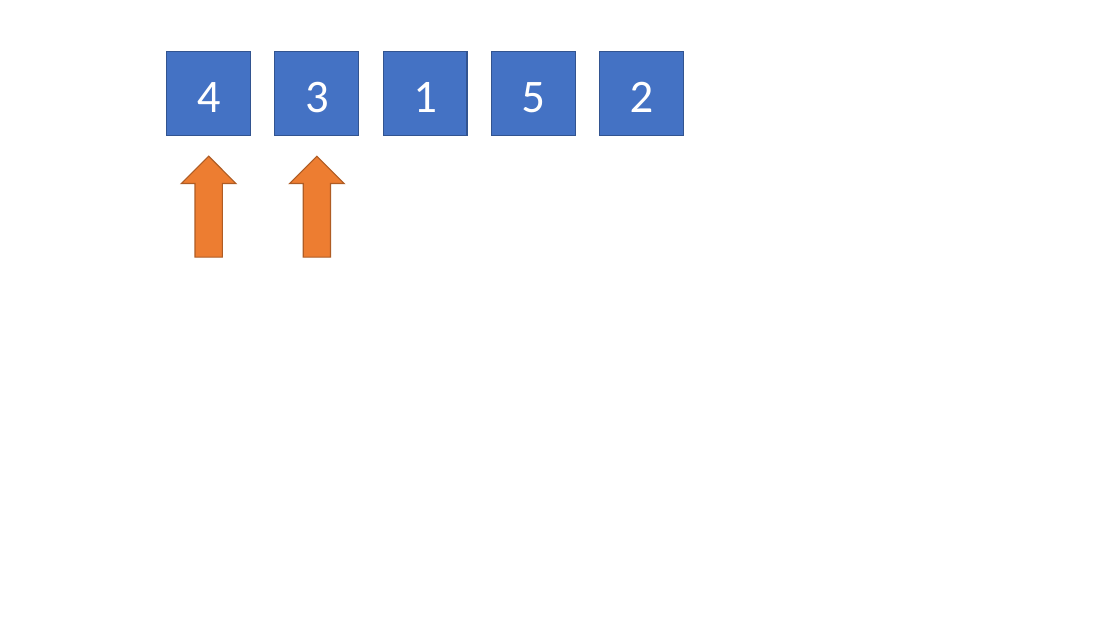
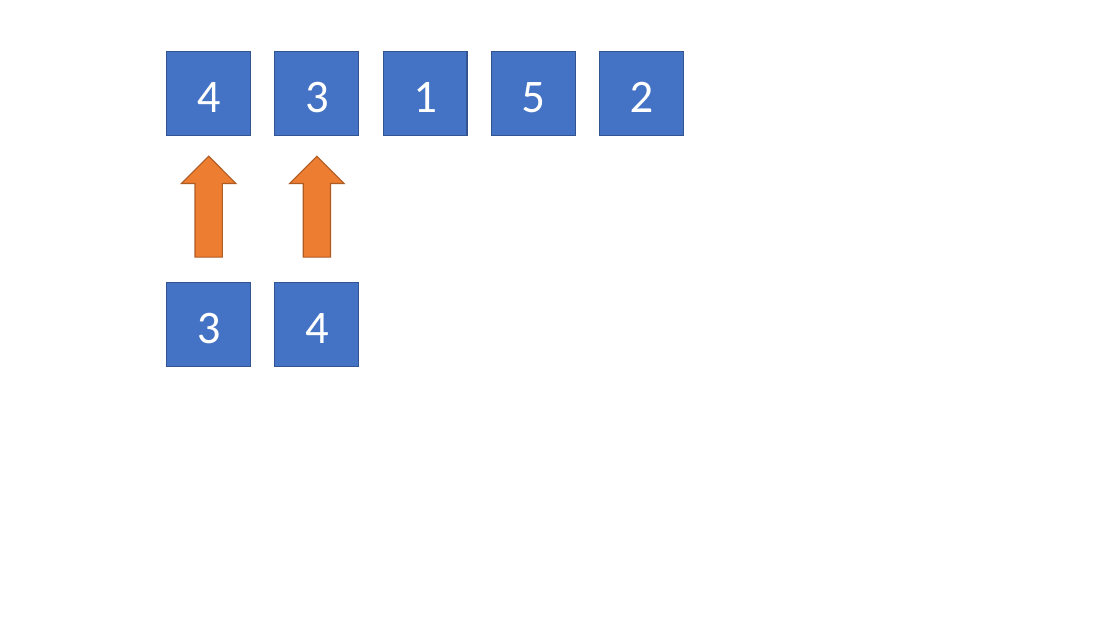
Before and after one commit to csci3320/fall2020, a slide deck: slide 2 of Bubble Sort In Action.pptx. Drawn at 1120x630 pixels with LibreOffice and Linux fonts; fonts in the diff are those of the drawing. Boxes give left, top, right and bottom in pixels: in the first picture for what was removed or moved away, otherwise in the second. Text is boxed around its words. In the diff, an @@ line names an element or a change of style, - is before the commit and + after.

```diff
--- a/Bubble Sort In Action.pptx
+++ b/Bubble Sort In Action.pptx
@@ rectangle added at (x1=166, y1=282, x2=250, y2=366), fill #4472C4, outline #325491 1 pt, 40 pt, text #FFFFFF @@
+3
@@ rectangle added at (x1=275, y1=282, x2=359, y2=366), fill #4472C4, outline #325491 1 pt, 40 pt, text #FFFFFF @@
+4
```
Also in this commit, not shown: 4 other slides changed, 7 slides added.
